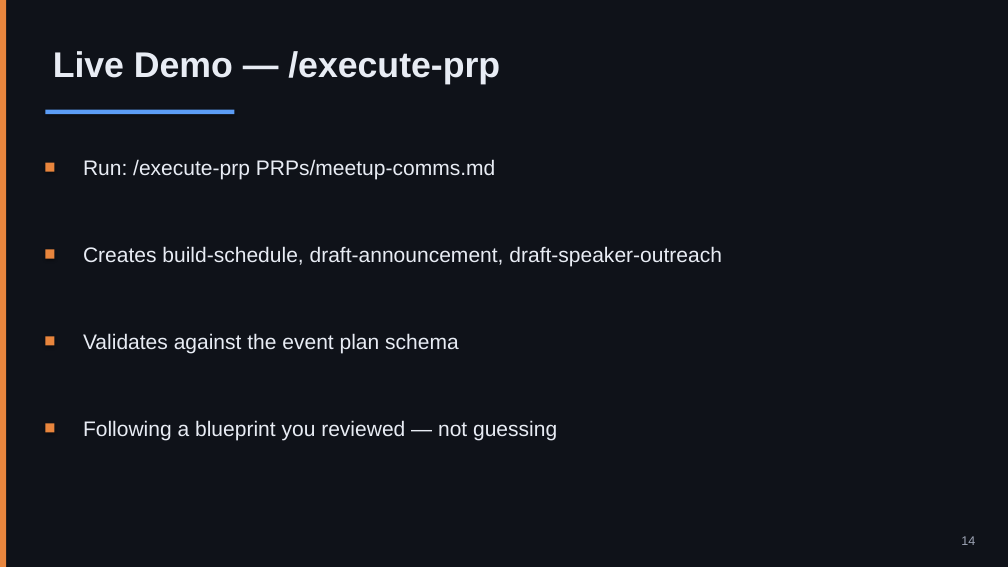
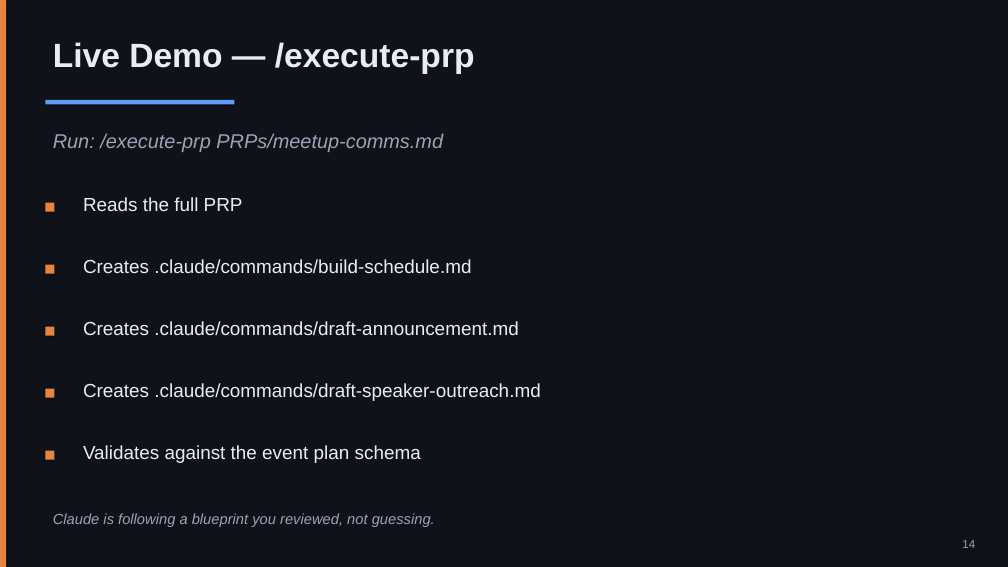
Before and after one commit to nickyeager/tucson-claude-code-meetup, a slide deck: slide 14 of slides/session-2-context-engineering.pptx. Drawn at 1008x567 pixels with LibreOffice and Linux fonts; fonts in the diff are those of the drawing. Boxes give left, top, right and bottom in pixels: in the first picture for what was removed or moved away, otherwise in the second. Text is boxed around its words. In the diff, an @@ line names an element or a change of style, - is before the commit and + after.

```diff
--- a/slides/session-2-context-engineering.pptx
+++ b/slides/session-2-context-engineering.pptx
@@ text "Live Demo — /execute-prp": place and size @@
-text "Live Demo — /execute-prp" at [53,51,500,84]
+text "Live Demo — /execute-prp" at [53,42,475,74]
@@ text "Live Demo — /execute-prp" at [53,42,475,74]: size 34 to 32 pt @@
@@ rectangle: place and size @@
-rectangle at [45,110,234,114]
+rectangle at [45,100,234,104]
@@ text "Run: /execute-prp PRPs/meetup-comms.md": place and size @@
-text "Run: /execute-prp PRPs/meetup-comms.md" at [83,159,496,180]
+text "Run: /execute-prp PRPs/meetup-comms.md" at [53,133,443,152]
@@ text "Run: /execute-prp PRPs/meetup-comms.md" at [53,133,443,152]: size 20 to 19 pt, text colour #E8ECF4 to #9CA3B4, italic on @@
@@ rectangle: place and size @@
-rectangle at [45,163,54,172]
+rectangle at [45,203,54,212]
@@ text added at [83,197,243,211], 18 pt, text #E8ECF4 @@
+Reads the full PRP
@@ rectangle: place and size @@
-rectangle at [45,250,54,259]
+rectangle at [45,265,54,274]
@@ text at [83,259,471,274]: text changed; size 20 to 18 pt @@
-Creates build-schedule, draft-announcement, draft-speaker-outreach
+Creates .claude/commands/build-schedule.md
@@ rectangle: place and size @@
-rectangle at [45,337,54,346]
+rectangle at [45,327,54,336]
@@ text added at [83,321,518,336], 18 pt, text #E8ECF4 @@
+Creates .claude/commands/draft-announcement.md
@@ rectangle added at [45,389,54,398], fill #E8853D @@
@@ text added at [83,383,540,401], 18 pt, text #E8ECF4 @@
+Creates .claude/commands/draft-speaker-outreach.md
@@ text "Validates against the event plan ...": place and size @@
-text "Validates against the event plan ..." at [83,333,459,354]
+text "Validates against the event plan ..." at [83,445,421,463]
@@ text "Validates against the event plan ..." at [83,445,421,463]: size 20 to 18 pt @@
@@ rectangle: place and size @@
-rectangle at [45,423,54,433]
+rectangle at [45,451,54,460]
@@ text at [53,513,435,527]: text changed; size 20 to 14 pt; text colour #E8ECF4 to #9CA3B4; italic on @@
-Following a blueprint you reviewed — not guessing
+Claude is following a blueprint you reviewed, not guessing.
@@ text "14" at [962,540,975,548]: size 12 to 11 pt @@
```
Also in this commit, not shown: 17 other slides changed, 4 slides added, 4 slides removed, 2 other files.
